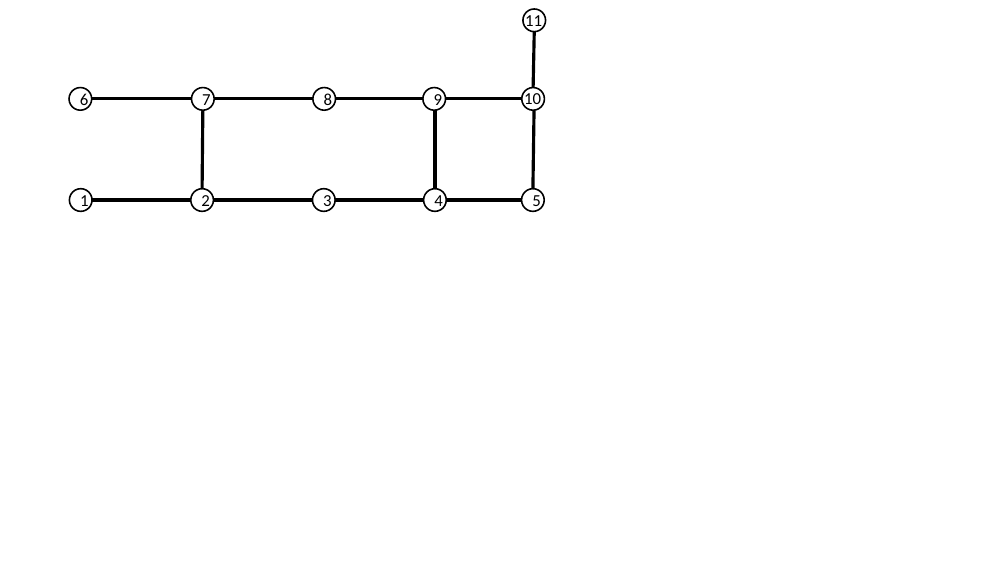
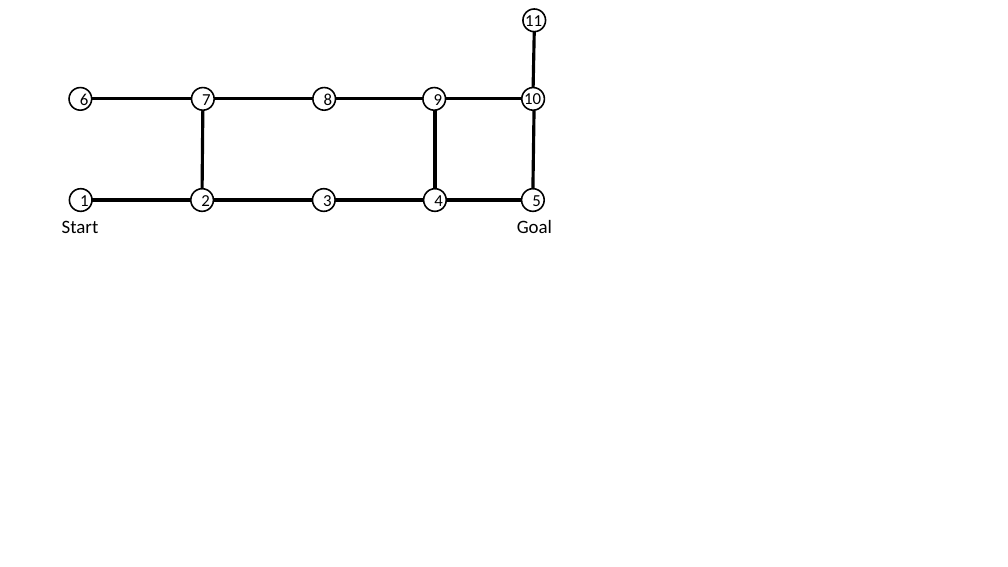
Before and after one commit to cmu-able/explainable-planning, a slide deck: slide 5 of XPlanningEvaluation/data/instruction/instruction.pptx. Drawn at 1008x567 pixels with LibreOffice and Linux fonts; fonts in the diff are those of the drawing. Boxes give left, top, right and bottom in pixels: in the first picture for what was removed or moved away, otherwise in the second. Text is boxed around its words. In the diff, an @@ line names an element or a change of style, - is before the commit and + after.

```diff
--- a/XPlanningEvaluation/data/instruction/instruction.pptx
+++ b/XPlanningEvaluation/data/instruction/instruction.pptx
@@ text added at (62, 220, 99, 233), 18 pt, text #000000 @@
+Start
@@ text added at (517, 220, 552, 233), 18 pt, text #000000 @@
+Goal
```
Also in this commit, not shown: 1 other slide changed, 2 other files.
